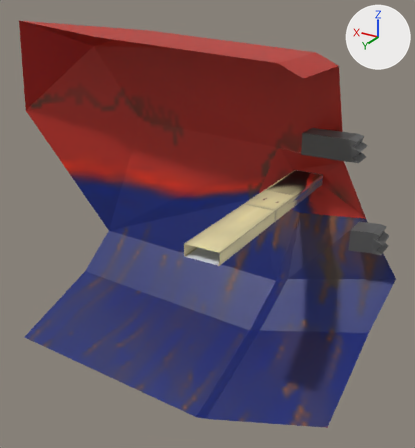
Renders of the Blender file Assets/Assets/Modelos 3D/Escenarios/Nave destruida.blend from each side of a commit.
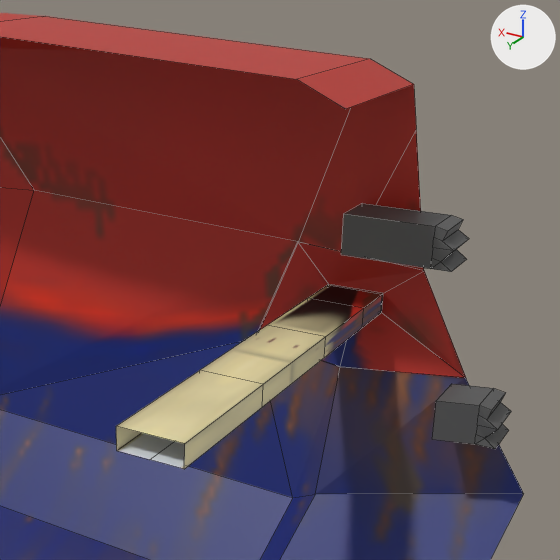
Each version is shown whole from a 50 mm lens placed at (-132.0, 322.0, 128.0), pointed at (46.0, 24.0, -21.0), then close up on the part from 30% to 100% of the width and 5% to 70% of the height. The lights are fixed; the arrows at upper right show +X, +Y and +Z. The last two pictures show the newer version. The close-ups show mesh edges as thin lines.
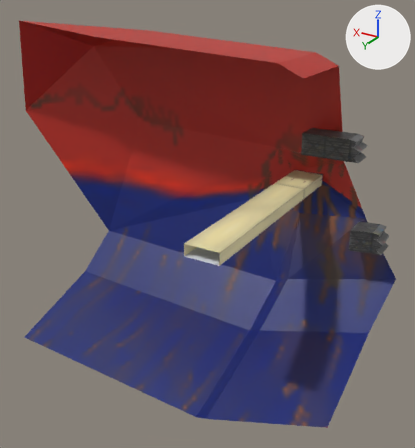
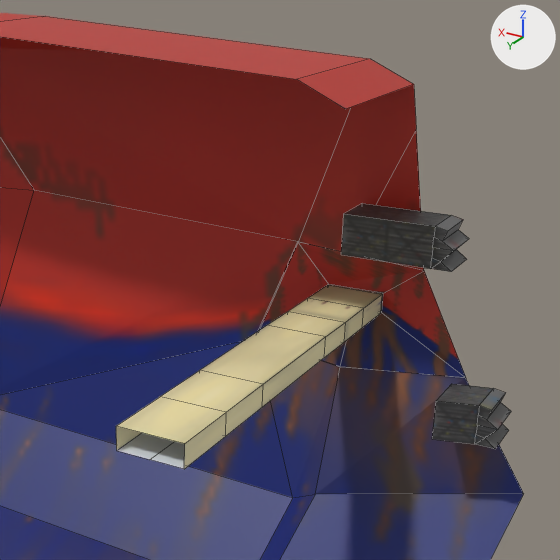
Location of each change, (x1, y1, x2, y2) in pixels of the close-ups (560 x 560 px; the box of a moved part takes in the faces that stretch with it):
part 1 of me_plane, moved or reshaped
    both: (116, 284, 383, 469)
part 2 of me_plane, surface changed
    both: (232, 242, 466, 384)

The change, as a list of edits to the scene's bpy script:
```text
Change me_plane:
    used by ob_plane; location = (0.0, 0.0, 0.0)
    remove me_plane.from_pydata(...)  # 35 vertices, 30 faces; spans x -43.7..35.0, y -31.9..107.6, z -20.7..21.4
    add me_plane.from_pydata(...)  # 45 vertices, 40 faces; spans x -43.7..35.0, y -31.9..107.6, z -20.7..21.4
    me_plane part 1
    30 faces are deleted
    5 new vertices lie (0.0, -22.0, 0.0) away from vertices in x -10.1..10.1, y 107.6, z 0.0..7.0
    5 new vertices lie (0.0, 16.0, 0.0) away from vertices in x -10.1..10.1, y -12.3, z 0.0..7.0
    40 new faces join them
    me_plane part 2: 15 kept faces spanning x -43.7..35.0, y -31.9..63.6, z -20.7..21.4 get new texture (UV) coordinates
```
